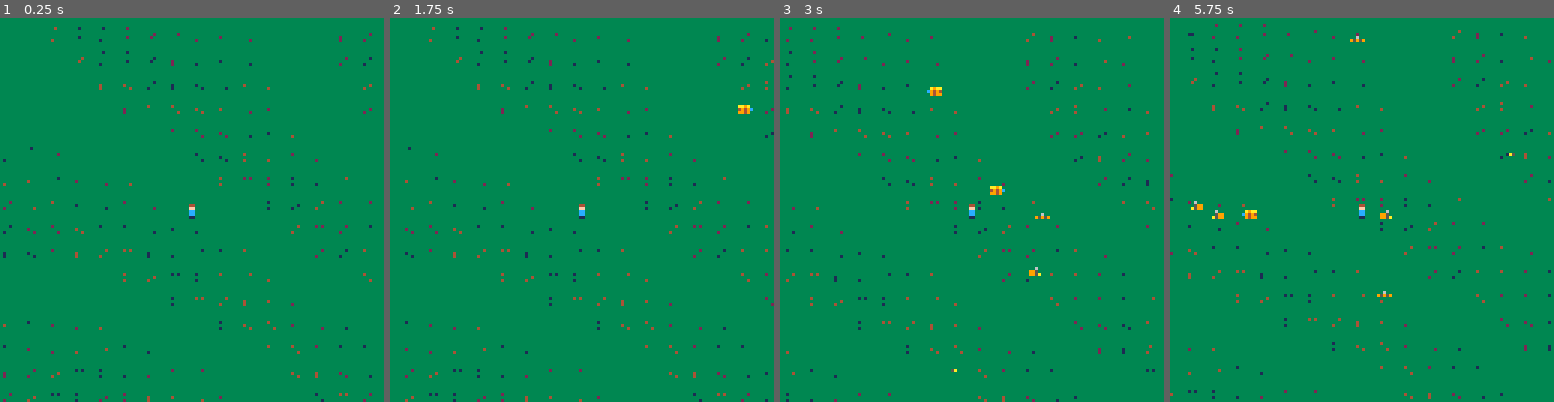
Above: before the commit, frames 1-4 (left to right).
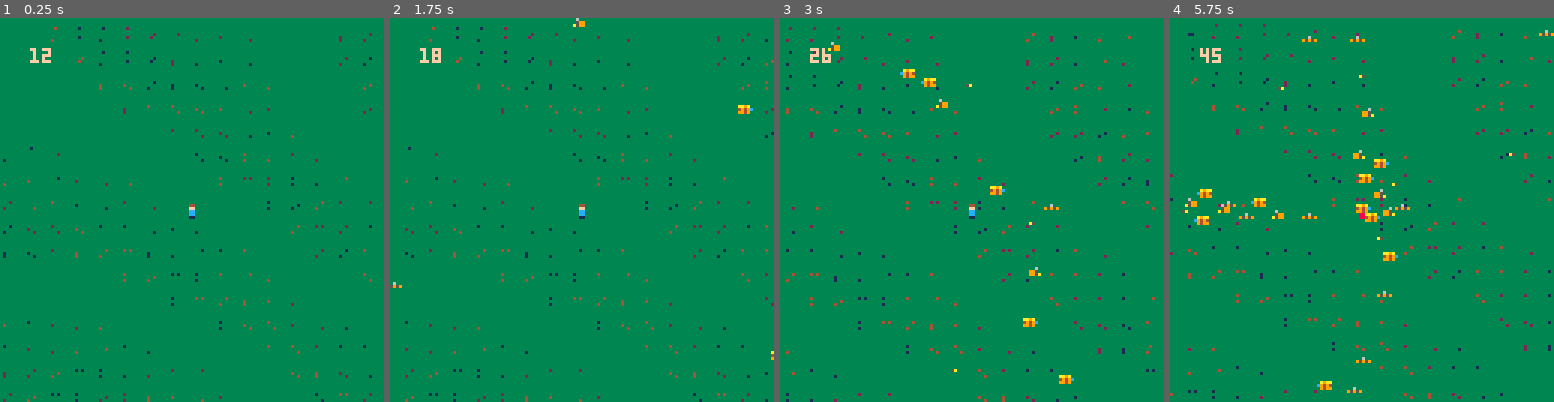
Above: after the commit, the same moments.

Repository: darabos/pico-8-projects
Game: PICO-8 cartridge buzz-survivor.p8
Two runs of this game, one before a commit and one after it. Both use one fixed random seed, a clock stepped at 60 frames per second and the inputs below.
Inputs:
- Up to frame 1 (0.25 s): no input
- Up to frame 2 (1.75 s): hold Right from 1.6 s (still down)
- Up to frame 3 (3 s): release Right at 2.1 s; hold Up 2.15-2.42 s; hold Right from 2.47 s (still down)
- Up to frame 4 (5.75 s): release Right at 3.03 s; hold Left 3.08-3.58 s; hold Down 3.63-3.97 s; hold Right 4.02-4.68 s; hold Up 4.73-5.03 s; hold Left 5.08-5.68 s; hold Down from 5.73 s (still down)

The runs differ from the first frame. In frame 1, 0.1% of the frame differs, in the area x 7-14%, y 7-12%; in frame 2, 0.2%; in frame 3, 0.7%; in frame 4, 1.7%, in the area x 3-100%, y 3-98%.

Commit message:
Space partitioning for collisions.

Diff:
--- a/buzz-survivor.p8
+++ b/buzz-survivor.p8
@@ -2,15 +2,17 @@
 version 35
 __lua__
 function _init()
-	p={
-	 x=rnd(10000),y=rnd(10000),
-	 spd=1,
-	}
-	enemies={}
-	for i=1,10 do
-	 add(enemies,newenemy())
-	end
+ p={
+  x=rnd(10000),y=rnd(10000),
+  spd=1,
+ }
+ enemies={}
+ for i=1,10 do
+  add(enemies,newenemy())
+ end
+ ts=0
 end
+
 function _draw()
  camera()
  local sx=p.x%8
@@ -35,22 +37,47 @@
   end
  end
  camera(p.x-60,p.y-60)
- spr(1,p.x,p.y)
+ if p.wounded then
+  for i=1,15 do
+   pal(i,8)
+  end
+  spr(1,p.x,p.y)
+  pal()
+ else
+  spr(1,p.x,p.y)
+ end
  foreach(enemies,function(e)
   spr(e.spr,e.x,e.y,1,1,e.flip)
  end)
+ camera()
+ print(tostr(#enemies),10,10,15)
 end
+
 function _update()
+ ts+=1
+ p.wounded=false
  if btn(⬅️) then p.x-=p.spd end
  if btn(➡️) then p.x+=p.spd end
  if btn(⬆️) then p.y-=p.spd end
  if btn(⬇️) then p.y+=p.spd end
- foreach(enemies,function(e)
+ local collision={}
+ for i,e in pairs(enemies) do
+  local k=(e.x-p.x)\10+(e.y-p.y)\10*100
+  if collision[k] then
+   add(collision[k],e)
+  else
+   collision[k]={e}
+  end
+ end
+ for i,e in pairs(enemies) do
   local spd=1/2
   local dx=p.x-e.x
   local dy=p.y-e.y
   if abs(dx)+abs(dy)>200 then
    del(enemies,e)
+  end
+  if abs(dx)+abs(dy)<(e.r or 5) then
+   p.wounded=true
   end
   if abs(dx)>2 then
    e.x+=sgn(dx)*spd
@@ -59,20 +86,21 @@
    e.y+=sgn(dy)*spd
   end
   e.flip=dx<0
-  foreach(enemies,function(e2)
-   if e2==e then return end
-	  local dx=e.x-e2.x
-	  local dy=e.y-e2.y
-	  if abs(dx)+abs(dy)<10 then
-	   e.x+=sgn(dx)*spd/2
-	   e.y+=sgn(dy)*spd/2
-	  end
-  end)
-  if rnd(100)<1 then
-   del(enemies,e)
-  end
- end)
- if rnd(100)<20 then
+  local k=(e.x-p.x)\10+(e.y-p.y)\10*100
+  for dk1=0,1 do for dk2=0,1 do
+   for j,e2 in pairs(collision[k+dk1+100*dk2]) do
+    if e2!=e then
+     local dx=e.x-e2.x
+     local dy=e.y-e2.y
+     if abs(dx)+abs(dy)<10 then
+      e.x+=sgn(dx)*spd/2
+      e.y+=sgn(dy)*spd/2
+     end
+    end
+   end
+  end end
+ end
+ if #enemies<250 and rnd(100)<20 then
   add(enemies,newenemy())
  end
 end
